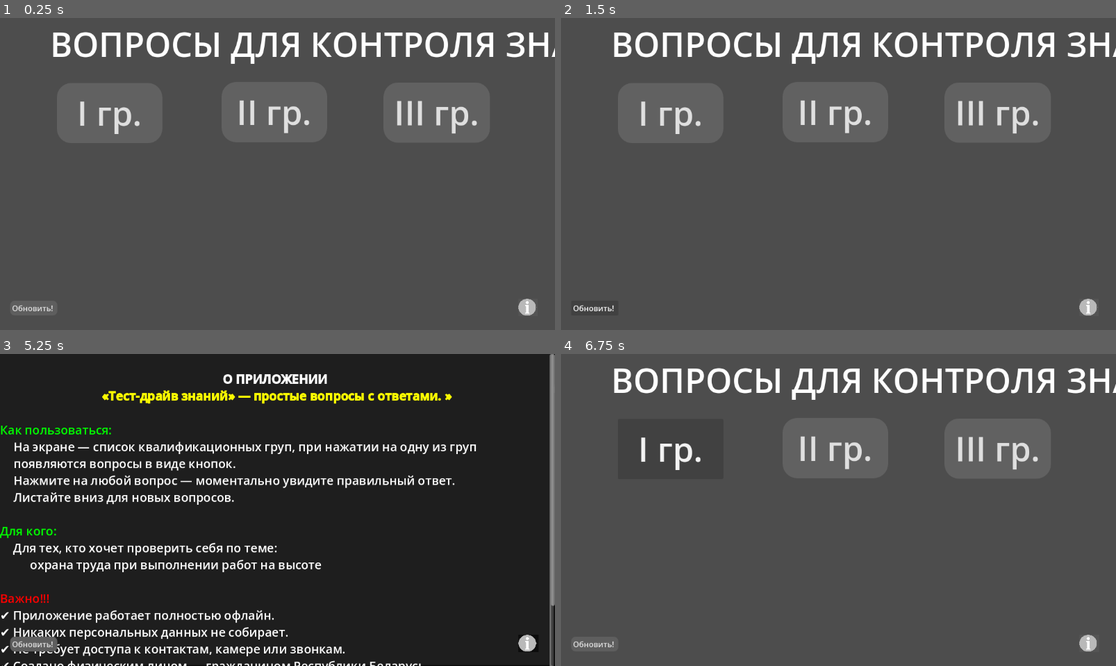
Above: before the commit, frames 1-4 (two rows, left to right).
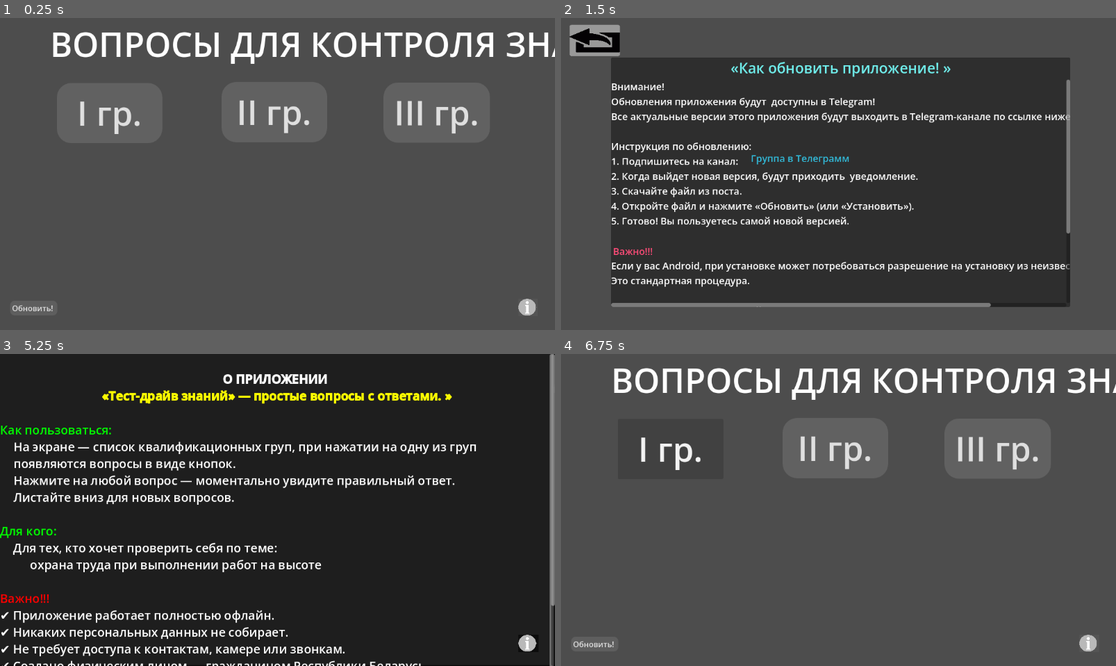
Above: after the commit, the same moments.

Repository: MV1312/labor_protection
Game: Godot game, scene res://scenes/main.tscn
Same seed, same stepped clock (60 frames per second), same inputs: the game is played once before the commit and once after it.
Inputs (mouse positions are in pixels of both pictures, inside the frame that each line leads up to):
- Up to frame 1 (0.25 s): no input
- Up to frame 2 (1.5 s): click "I гр." at 0.5 s; click "Обновить!" at 1.25 s
- Up to frame 3 (5.25 s): click (33, 375) at 2.02 s; click "II гр." at 2.75 s; click (33, 375) at 3.5 s; click "III гр." at 4.25 s; click "Инфо" at 5 s
- Up to frame 4 (6.75 s): click "Скрыть" at 5.75 s; click "I гр." at 6.5 s

The runs differ from the first frame. In frame 2, 69% of the frame differs, in the area x 1-100%, y 2-96%; in frame 3, 0.4%; in frame 4, less than 0.1%.

Commit message:
Connecting the signal to the update panel display button.

Diff:
--- a/scenes/GlobalUI.tscn
+++ b/scenes/GlobalUI.tscn
@@ -4,6 +4,10 @@
 [ext_resource type="Texture2D" uid="uid://sab0y7v8g368" path="res://image /2249.png" id="2_5femt"]
 
 [sub_resource type="StyleBoxFlat" id="StyleBoxFlat_loqhc"]
+corner_radius_top_left = 30
+corner_radius_top_right = 30
+corner_radius_bottom_right = 30
+corner_radius_bottom_left = 30
 
 [node name="CanvasLayer" type="CanvasLayer" unique_id=191091185]
 script = ExtResource("1_fhyh8")
--- a/scenes/main.tscn
+++ b/scenes/main.tscn
@@ -93,8 +93,10 @@
 text = " III гр. "
 metadata/_edit_lock_ = true
 
+[node name="UpdateButton" parent="." unique_id=577167815 instance=ExtResource("5_tefeu")]
+offset = Vector2(0, -0.032)
+transform = Transform2D(1, 0, 0, 1, 0, -0.032)
+
 [node name="InfoOverlay" parent="." unique_id=419437678 instance=ExtResource("5_tbgi4")]
 
-[node name="UpdateButton" parent="." unique_id=577167815 instance=ExtResource("5_tefeu")]
-
 [connection signal="pressed" from="Button2" to="." method="_on_button_2_pressed"]
--- a/scenes/scene_with_info.tscn
+++ b/scenes/scene_with_info.tscn
@@ -17,6 +17,7 @@
 offset_bottom = -0.048034668
 
 [node name="VBoxContainer" type="VBoxContainer" parent="PanelContainer" unique_id=481783256]
+clip_contents = true
 layout_mode = 2
 
 [node name="TitleLabel" type="Label" parent="PanelContainer/VBoxContainer" unique_id=559230695]
@@ -35,7 +36,7 @@
 [node name="Label" type="Label" parent="PanelContainer/VBoxContainer/ScrollContainer" unique_id=424912023]
 layout_mode = 2
 size_flags_horizontal = 4
-theme_override_font_sizes/font_size = 17
+theme_override_font_sizes/font_size = 20
 text = "Внимание!
 Обновления приложения будут  доступны в Telegram!
 Все актуальные версии этого приложения будут выходить в Telegram-канале по ссылке ниже.
--- a/scenes/update_button.tscn
+++ b/scenes/update_button.tscn
@@ -1,4 +1,6 @@
 [gd_scene format=3 uid="uid://dxoxfn84wc6jn"]
+
+[ext_resource type="Script" uid="uid://cerbriypbaqsj" path="res://scripts/update_button.gd" id="1_sg5y3"]
 
 [sub_resource type="StyleBoxFlat" id="StyleBoxFlat_f6387"]
 bg_color = Color(0.36766353, 0.3676636, 0.3676634, 1)
@@ -8,7 +10,7 @@
 corner_radius_bottom_left = 10
 
 [node name="CanvasLayer" type="CanvasLayer" unique_id=577167815]
-layer = 10
+script = ExtResource("1_sg5y3")
 
 [node name="Button" type="Button" parent="." unique_id=683140579]
 anchors_preset = -1
@@ -23,3 +25,5 @@
 theme_override_styles/normal = SubResource("StyleBoxFlat_f6387")
 text = "Обновить! "
 metadata/_edit_lock_ = true
+
+[connection signal="pressed" from="Button" to="." method="_on_button_pressed"]
--- a/scripts/global_ui.gd
+++ b/scripts/global_ui.gd
@@ -2,7 +2,7 @@
 
 # Сюда впишите ИМЕНА корневых узлов тех сцен, где кнопка должна быть видна.
 # Например, если корневой узел вашего уровня называется "Level1", пишите "Level1".
-var allowed_scenes = ["Control", "main"]
+var allowed_scenes = ["Control", "main", "SceneWithInfo"]
 
 var last_scene_name = ""
 
--- /dev/null
+++ b/scripts/update_button.gd
@@ -0,0 +1,5 @@
+extends CanvasLayer
+
+
+func _on_button_pressed() -> void:
+	get_tree().change_scene_to_file("res://scenes/scene_with_info.tscn")
Not shown, added: scripts/update_button.gd.uid
Not shown, changed: release/OT.apk
